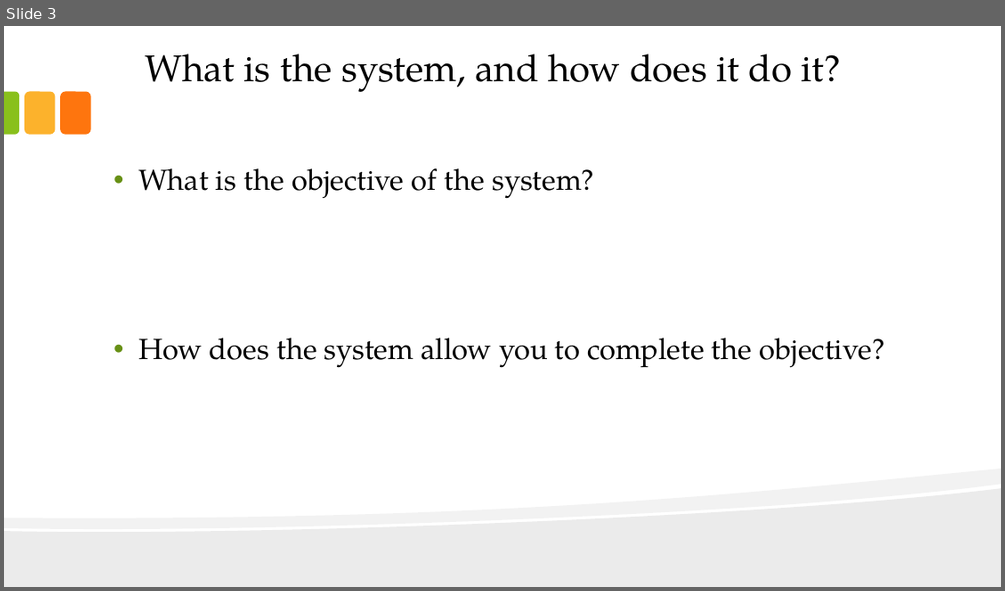
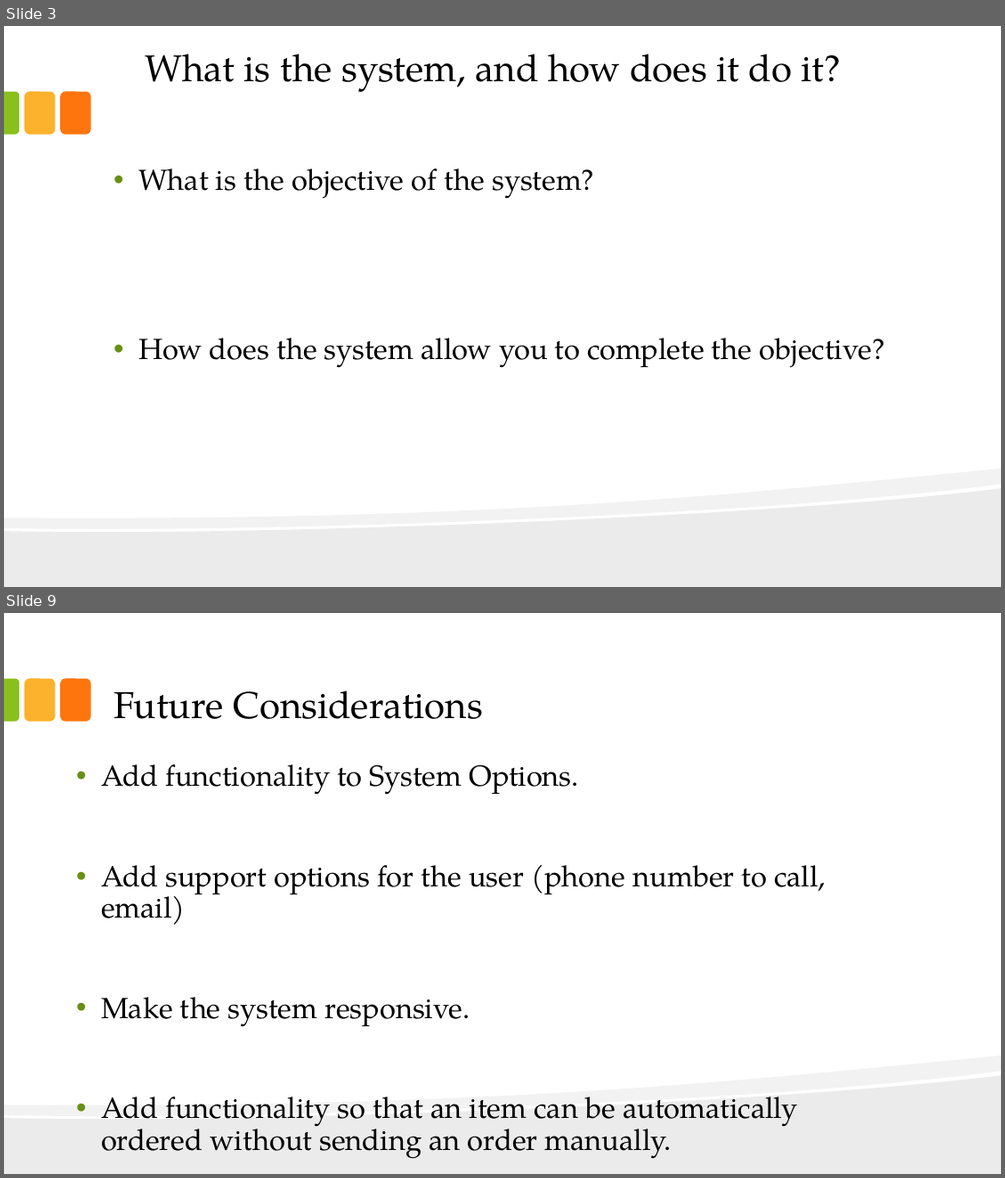
Before and after one commit to redlac/Interface-Design-Project-P3, a slide deck: Main Folder/presentationFinal.pptx. Shown one above the other, each under a label of ours: slide 3 before the commit, slides 3 and 9 after it; the slides between them are not shown. The pictures are 1005x591 and 1005x1178 pixels, drawn with LibreOffice and Linux fonts; fonts in the diff are those of the drawing. Boxes give left, top, right and bottom in pixels: in the first picture for what was removed or moved away, otherwise in the second. Text is boxed around its words. In the diff, an @@ line names an element or a change of style, - is before the commit and + after.

```diff
--- a/Main Folder/presentationFinal.pptx
+++ b/Main Folder/presentationFinal.pptx
@@ slide 9 added at bbox=[4, 613, 1001, 1174], background #FFFFFF; not listed: 5 template elements that a slide beside it also shows @@
@@ title added at bbox=[113, 690, 483, 719], 36 pt, text #000000 @@
+Future Considerations
@@ text added at bbox=[101, 764, 825, 1159], 28 pt, text #000000 @@
+• Add functionality to System Options.
+• Add support options for the user (phone number to call, email)
+• Make the system responsive.
+• Add functionality so that an item can be automatically ordered without sending an order manually.
```
Also in this commit, not shown: 5 other slides added, 10 slides removed.
